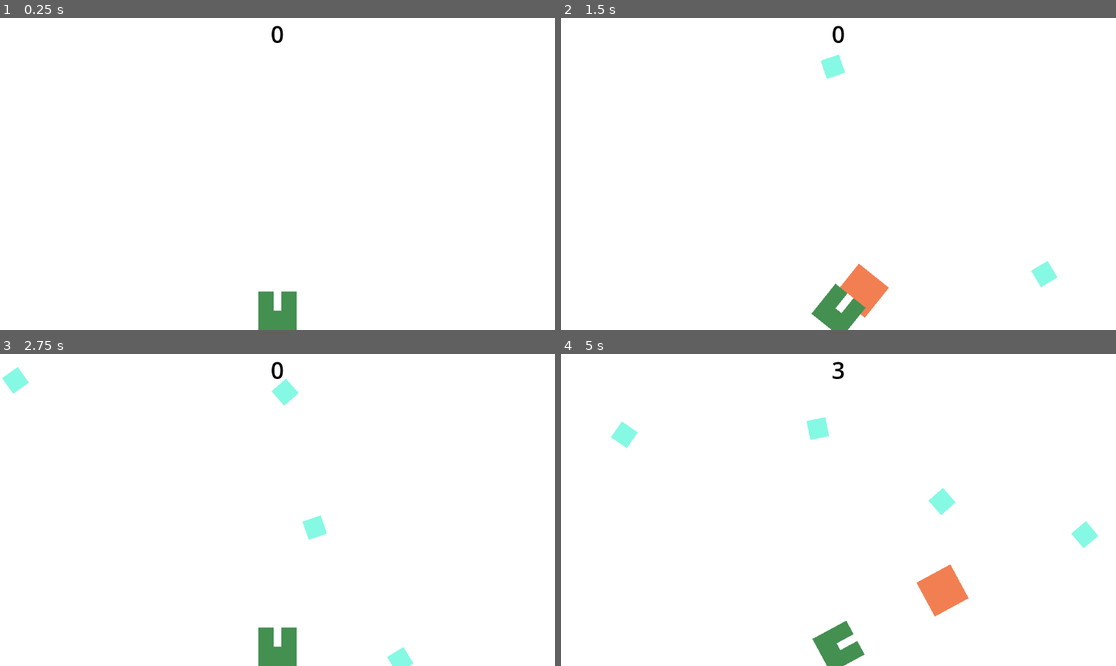
Above: before the commit, frames 1-4 (two rows, left to right).
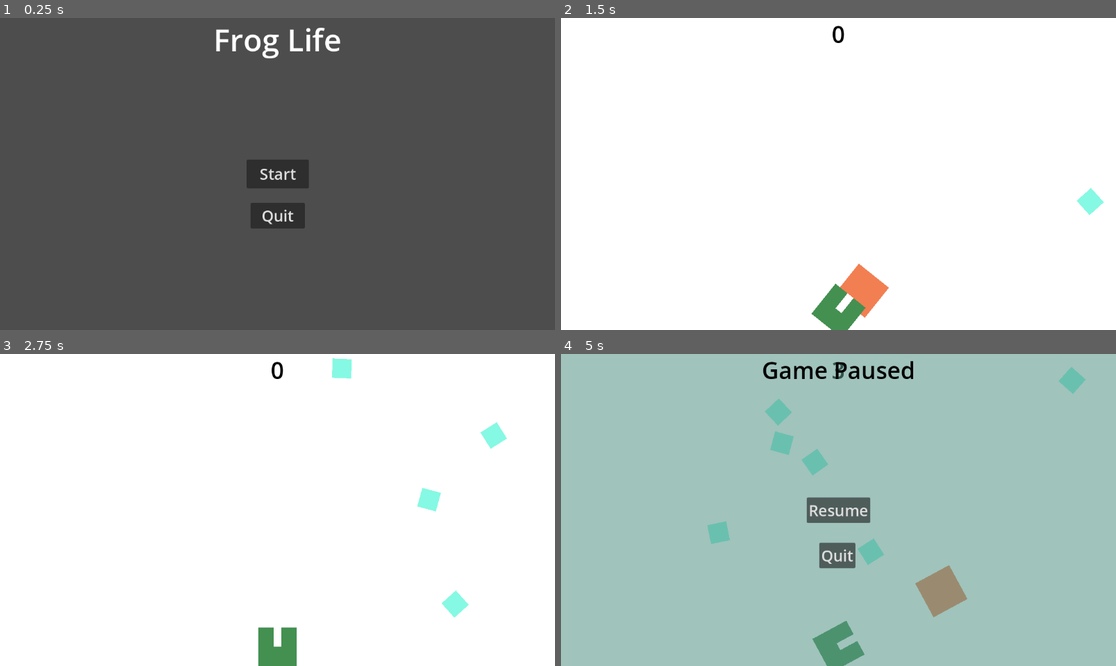
Above: after the commit, the same moments.

Repository: jmatth11/frog_life
Game: Godot game, scene res://scenes/start_menu.tscn
Same seed, same stepped clock (60 frames per second), same inputs: the game is played once before the commit and once after it. Before the commit the project starts from res://scenes/main.tscn.
Inputs (mouse positions are in pixels of both pictures, inside the frame that each line leads up to):
- Up to frame 1 (0.25 s): no input
- Up to frame 2 (1.5 s): click (838, 174) at 0.5 s, where only the run after the commit has a clickable "Start"; tap Enter at 1.25 s; move the mouse to (960, 158) at 1.27 s; click (960, 158) at 1.42 s
- Up to frame 3 (2.75 s): move the mouse to (166, 525) at 2.02 s; click (166, 525) at 2.17 s
- Up to frame 4 (5 s): move the mouse to (894, 441) at 2.77 s; click (894, 441) at 2.92 s; move the mouse to (810, 572) at 3.52 s; click (810, 572) at 3.67 s; move the mouse to (1005, 556) at 4.27 s; click (1005, 556) at 4.42 s; tap Escape (EscapeMenu, bound only after the commit) at 4.9 s

The runs differ from the first frame. In frame 1, 100% of the frame differs, in the area x 0-100%, y 0-100%; in frame 2, 0.7%; in frame 3, 1.7%; in frame 4, 100%.

Commit message:
added start menu and escape menu. added scene swmanager

Diff:
--- a/project.godot
+++ b/project.godot
@@ -11,9 +11,22 @@
 [application]
 
 config/name="frog_life"
-run/main_scene="res://scenes/main.tscn"
+run/main_scene="res://scenes/start_menu.tscn"
 config/features=PackedStringArray("4.2", "Mobile")
 config/icon="res://icon.svg"
+
+[autoload]
+
+SceneManager="*res://scripts/scene_manager.gd"
+GlobalState="*res://scripts/global_state.gd"
+
+[input]
+
+EscapeMenu={
+"deadzone": 0.5,
+"events": [Object(InputEventKey,"resource_local_to_scene":false,"resource_name":"","device":0,"window_id":0,"alt_pressed":false,"shift_pressed":false,"ctrl_pressed":false,"meta_pressed":false,"pressed":false,"keycode":0,"physical_keycode":4194305,"key_label":0,"unicode":0,"echo":false,"script":null)
+]
+}
 
 [rendering]
 
--- /dev/null
+++ b/scenes/escape_menu.tscn
@@ -0,0 +1,59 @@
+[gd_scene load_steps=2 format=3 uid="uid://1s4215gakilp"]
+
+[ext_resource type="Script" path="res://scripts/escape_menu.gd" id="1_yycfo"]
+
+[node name="EscapeMenu" type="CanvasLayer"]
+script = ExtResource("1_yycfo")
+
+[node name="ColorRect" type="ColorRect" parent="."]
+anchors_preset = 15
+anchor_right = 1.0
+anchor_bottom = 1.0
+grow_horizontal = 2
+grow_vertical = 2
+color = Color(0.333333, 0.580392, 0.529412, 0.560784)
+
+[node name="Label" type="Label" parent="."]
+anchors_preset = 5
+anchor_left = 0.5
+anchor_right = 0.5
+offset_left = -159.0
+offset_right = 159.0
+offset_bottom = 67.0
+grow_horizontal = 2
+theme_override_colors/font_color = Color(0, 0, 0, 1)
+theme_override_font_sizes/font_size = 48
+text = "Game Paused"
+
+[node name="QuitButton" type="Button" parent="."]
+anchors_preset = 8
+anchor_left = 0.5
+anchor_top = 0.5
+anchor_right = 0.5
+anchor_bottom = 0.5
+offset_left = -40.0
+offset_top = 68.0
+offset_right = 35.0
+offset_bottom = 121.0
+grow_horizontal = 2
+grow_vertical = 2
+theme_override_font_sizes/font_size = 32
+text = "Quit"
+
+[node name="ResumeButton" type="Button" parent="."]
+anchors_preset = 8
+anchor_left = 0.5
+anchor_top = 0.5
+anchor_right = 0.5
+anchor_bottom = 0.5
+offset_left = -65.5
+offset_top = -26.5
+offset_right = 65.5
+offset_bottom = 26.5
+grow_horizontal = 2
+grow_vertical = 2
+theme_override_font_sizes/font_size = 32
+text = "Resume"
+
+[connection signal="pressed" from="QuitButton" to="." method="_on_quit_button_pressed"]
+[connection signal="pressed" from="ResumeButton" to="." method="_on_resume_button_pressed"]
--- /dev/null
+++ b/scenes/start_menu.tscn
@@ -0,0 +1,53 @@
+[gd_scene load_steps=2 format=3 uid="uid://c682xm0yu20lx"]
+
+[ext_resource type="Script" path="res://scripts/start_menu.gd" id="1_priu5"]
+
+[node name="StartMenu" type="CanvasLayer"]
+script = ExtResource("1_priu5")
+
+[node name="Label" type="Label" parent="."]
+anchors_preset = 5
+anchor_left = 0.5
+anchor_right = 0.5
+offset_left = -133.5
+offset_right = 133.5
+offset_bottom = 88.0
+grow_horizontal = 2
+theme_override_font_sizes/font_size = 64
+text = "Frog Life"
+
+[node name="Start" type="Button" parent="."]
+anchors_preset = 8
+anchor_left = 0.5
+anchor_top = 0.5
+anchor_right = 0.5
+anchor_bottom = 0.5
+offset_left = -64.0
+offset_top = -30.0
+offset_right = 65.0
+offset_bottom = 30.0
+grow_horizontal = 2
+grow_vertical = 2
+size_flags_horizontal = 4
+size_flags_vertical = 8
+theme_override_font_sizes/font_size = 32
+text = "Start
+"
+
+[node name="Quit" type="Button" parent="."]
+anchors_preset = 8
+anchor_left = 0.5
+anchor_top = 0.5
+anchor_right = 0.5
+anchor_bottom = 0.5
+offset_left = -56.0
+offset_top = 60.0
+offset_right = 57.0
+offset_bottom = 113.0
+grow_horizontal = 2
+grow_vertical = 2
+theme_override_font_sizes/font_size = 32
+text = "Quit"
+
+[connection signal="pressed" from="Start" to="." method="_on_button_pressed"]
+[connection signal="pressed" from="Quit" to="." method="_on_quit_pressed"]
--- /dev/null
+++ b/scripts/escape_menu.gd
@@ -0,0 +1,10 @@
+extends CanvasLayer
+
+func _on_quit_button_pressed():
+	GlobalState.return_to_main_menu()
+	queue_free()
+
+
+func _on_resume_button_pressed():
+	GlobalState.paused = false
+	queue_free()
--- a/scripts/frog.gd
+++ b/scripts/frog.gd
@@ -16,13 +16,14 @@
 	rotation = rotate_toward(rotation, angle_to_target, 0.5)
 
 func _input(event):
-	if event is InputEventMouseButton && event.button_index == MOUSE_BUTTON_LEFT && event.pressed:
-		if !tongue_animation_in_progress:
-			tongue_animation_in_progress = true
-			$Tongue.target_position = event.position
-			# get_angle_to get's the angle relative to the beginning position.
-			# so since I want to start with a -90 degree offset I need to account for that
-			angle_to_target = get_angle_to(event.position) - deg_to_rad(90)
+	if !GlobalState.paused:
+		if event is InputEventMouseButton && event.button_index == MOUSE_BUTTON_LEFT && event.pressed:
+			if !tongue_animation_in_progress:
+				tongue_animation_in_progress = true
+				$Tongue.target_position = event.position
+				# get_angle_to get's the angle relative to the beginning position.
+				# so since I want to start with a -90 degree offset I need to account for that
+				angle_to_target = get_angle_to(event.position) - deg_to_rad(90)
 
 func reset_rotation():
 	angle_to_target = deg_to_rad(-90)
--- /dev/null
+++ b/scripts/global_state.gd
@@ -0,0 +1,35 @@
+extends Node
+
+var paused: bool = false
+var game_started: bool = false
+
+# extract out default values to a reset function
+func start_game():
+	game_started = true
+	paused = false
+	SceneManager.switch_scene("res://scenes/main.tscn")
+
+func return_to_main_menu():
+	game_started = false
+	paused = false
+	SceneManager.switch_scene("res://scenes/start_menu.tscn")
+
+func set_pause_game(root, flag):
+	paused = flag
+	if root.has_node("StartMenu"):
+		return
+	var escape_menu = root.get_node("EscapeMenu")
+	if flag:
+		if !escape_menu:
+			paused = true
+			escape_menu = load("res://scenes/escape_menu.tscn").instantiate()
+			root.add_child(escape_menu)
+	else:
+		if escape_menu:
+			escape_menu.queue_free()
+			paused = false
+
+func common_input_handler(root, event):
+	if event is InputEventKey:
+		if event.is_action_pressed("EscapeMenu"):
+			set_pause_game(root, !paused)
--- a/scripts/main.gd
+++ b/scripts/main.gd
@@ -11,6 +11,9 @@
 func _process(delta):
 	pass
 
+func _input(event):
+	GlobalState.common_input_handler(get_tree().root, event)
+
 func _on_mob_timer_timeout():
 	var fly = mob_scene.instantiate()
 	var spawn_location = get_node("MobPath/MobSpawnPath")
--- /dev/null
+++ b/scripts/scene_manager.gd
@@ -0,0 +1,17 @@
+extends Node
+
+var current_scene = null
+# Called when the node enters the scene tree for the first time.
+func _ready():
+	var root = get_tree().root
+	current_scene = root.get_child(root.get_child_count() - 1)
+
+func switch_scene(res_path) -> void:
+	call_deferred("_deferred_scene_switch", res_path)
+
+func _deferred_scene_switch(res_path) -> void:
+	current_scene.free()
+	var s = load(res_path)
+	current_scene = s.instantiate()
+	get_tree().root.add_child(current_scene)
+	get_tree().current_scene = current_scene
--- /dev/null
+++ b/scripts/start_menu.gd
@@ -0,0 +1,17 @@
+extends CanvasLayer
+class_name StartMenu
+
+# Called when the node enters the scene tree for the first time.
+func _ready():
+	pass # Replace with function body.
+
+
+# Called every frame. 'delta' is the elapsed time since the previous frame.
+func _process(delta):
+	pass
+
+func _on_button_pressed():
+	GlobalState.start_game()
+
+func _on_quit_pressed():
+	get_tree().quit()
